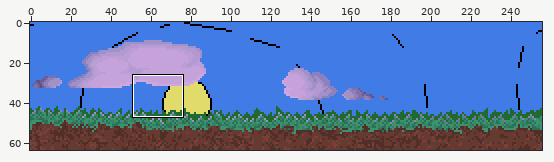
A pixel-art file gets an edit: Aseprite WIP/coverpg/title.aseprite. The first picture is a wide view before the edit; the outline marks the close-up.
Close-up. Old version:
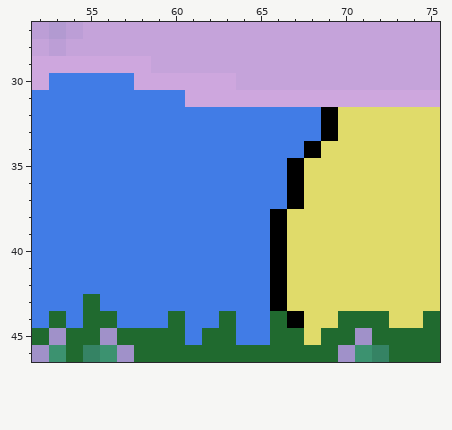
256x64 pixels, 1 frame. Shown: x 52..75, y 27..46. The commit also changed other parts of the picture, which this record leaves out.
The result:
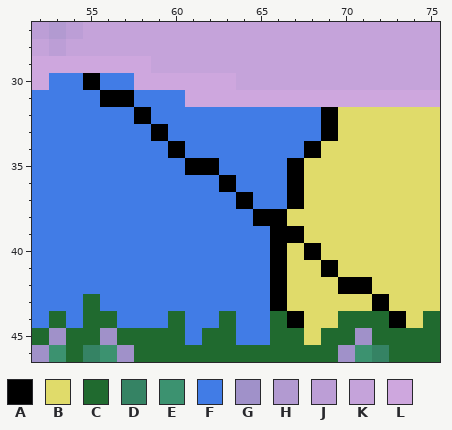
Palette (. is transparent): A #000000  B #e0db6a  C #206a2f  D #358364  E #3c9270  F #417ce6  G #a091c9  H #b29ad1  J #bc9ed6  K #c5a3da  L #cea7de
The exact change:
layer "sun" added
Changed rows in their new state; - is an unchanged pixel.
Layer "behind cloud":
first column x 55:
30 A------------------
31 -AA----------------
32 ---A---------------
33 ----A--------------
34 -----A-------------
35 ------AA-----------
36 --------A----------
37 ---------A---------
38 ----------A--------
39 ------------A------
40 -------------A-----
41 --------------A----
42 ---------------AA--
43 -----------------A-
44 ------------------A
Boxes around the changes in both close-ups, in picture pixels (x1, y1, x2, y2):
changed: (83, 73, 406, 328)
